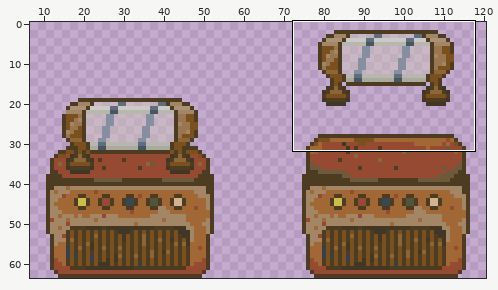
Edited in one commit: sprite sheet (Assets/Equipment/Duplicator/Files/artifact_duplicator.png). The first picture is a wide view before the edit; the outline marks the close-up.
Close-up. The starting point:
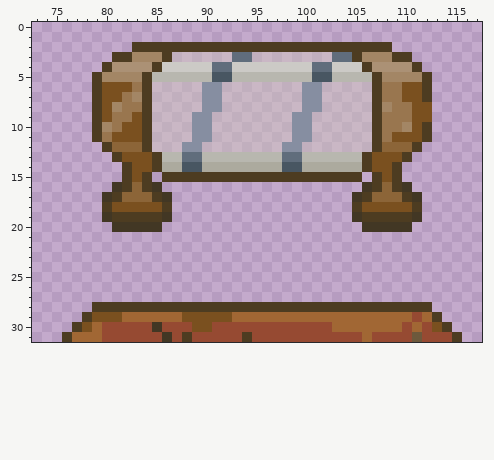
The file is 128x64 pixels. Shown: x 73..117, y 0..31. The wide view leaves out empty margins.
After the commit:
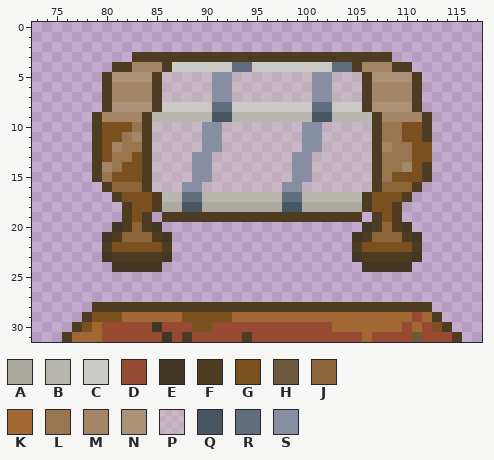
Palette (. is transparent): A #acaa9e  B #b8b7af  C #cccac6  D #964a32  E #423724  F #4d3c21  G #7a501f  H #6d593c  J #8c6538  K #a16734  L #99764f  M #a38665  N #ab9175  P #d3cdba61  Q #485662  R #606d7c  S #868ea1
What changed:
Changed rows in their new state; - is an unchanged pixel.
first column x 79:
 2 ----..........................----
 3 --..FFF-FFFFFFFFFFFFFFFFFF-FFF..--
 4 -.FFMMMF----CCRR------CCRRFMMMFF.-
 5 .FNNNNFPPPPPSSPPPPPPPPSSPPPFNNNNF.
 6 .FMMMMF----P-S-------P-S---FMMMMF.
 7 .FMM-MF----P-S-------P-S---FMMMMF.
 8 .FNNNNFCCCCCRRCCCCCCCCRRCCCFNNNNF.
 9 -MMMM-BBBBBBQQBBBBBBBBQQBBBB-MMMMF
10 -GG-L-----P-S-------P-S--------G--
11 -G-LM-----P-S-------P-S-------L---
12 FGMLL----PPSS------PPSS------MLLGG
13 FGLL-FPPPPSSPPPPPPPPSSPPPPPPFLLLGG
14 FMLG-FPPPPSSPPPPPPPPSSPPPPPPFLLMGF
15 FLGG--PPPPSSPPPPPPPPSSPPPPPP-LGGGF
16 -FJJ--PPPSSPPPPPPPPSSPPPPPPP--JJF-
17 -.-GGG-BBRRBBBBBBBBRRBBBBBB-GGG-.-
18 -..F--FAAQQAAAAAAAAQQAAAAAAF--F..-
19 -..-G-.FFFFFFFFFFFFFFFFFFFF.-G-..-
20 ---FJF----------------------FJF---
21 -EFJJJFE------------------EFJJJFE-
22 -FGGGGGF------------------FGGGGGF-
23 -EFFFFFE------------------EFFFFFE-
24 --EEEEE--------------------EEEEE--
Boxes around the changes in both close-ups, in picture pixels (x1, y1, x2, y2):
changed: (92, 42, 432, 272)
